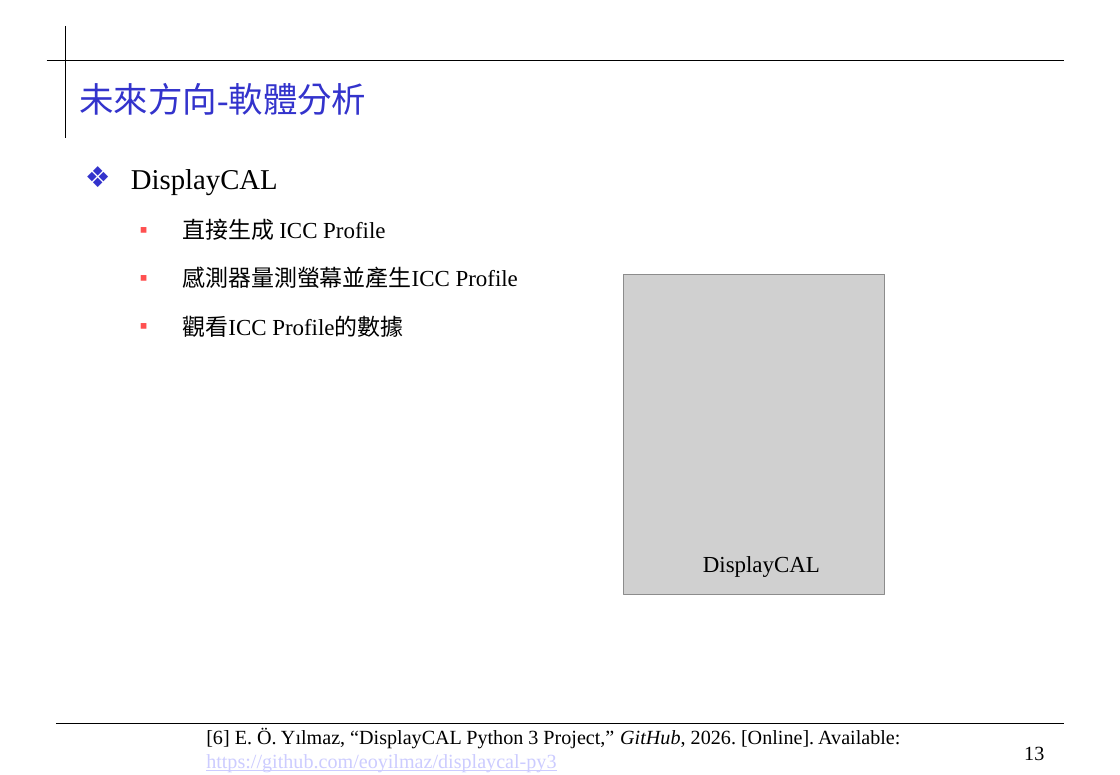
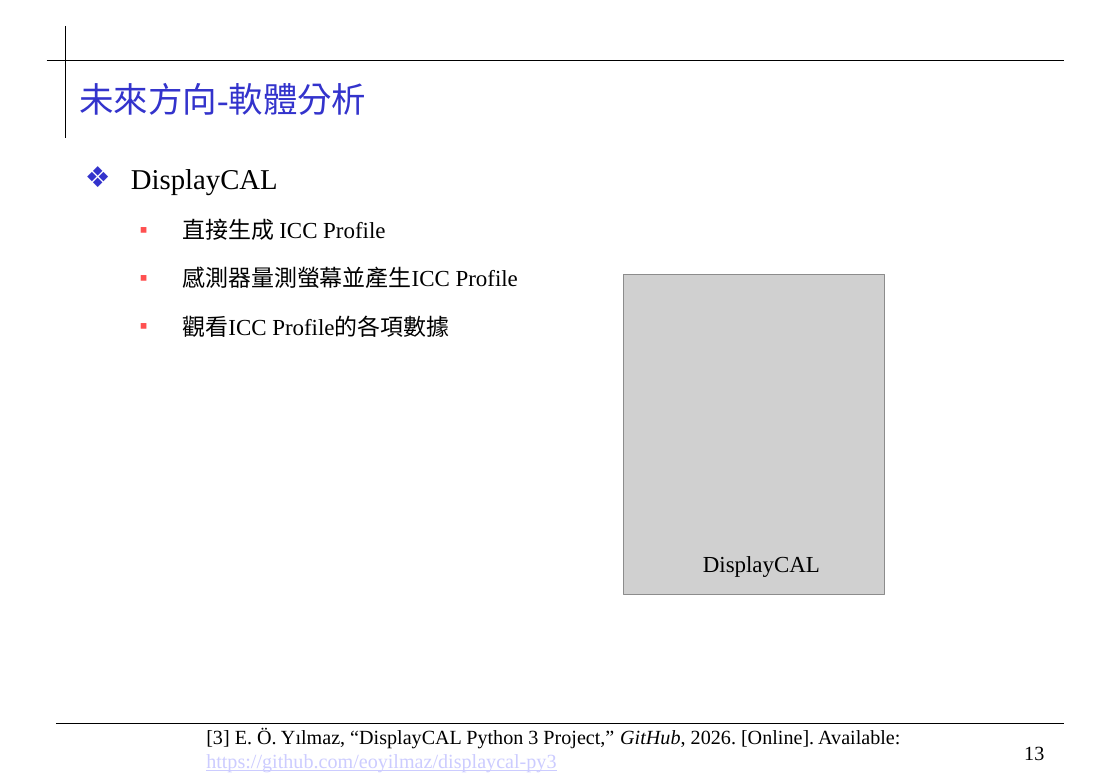
Before and after one commit to 0ilasis0/home, a slide deck: slide 13 of ICCPROFILE_0920.pptx. Drawn at 1120x775 pixels with LibreOffice and Linux fonts; fonts in the diff are those of the drawing; grey boxes stand for pictures; background and template pictures are left out. Boxes give left, top, right and bottom in pixels: in the first picture for what was removed or moved away, otherwise in the second. Text is boxed around its words. In the diff, an @@ line names an element or a change of style, - is before the commit and + after.

```diff
--- a/ICCPROFILE_0920.pptx
+++ b/ICCPROFILE_0920.pptx
@@ text at [183,315,449,337]: text changed @@
-  ▪ 觀看ICC Profile的數據
+  ▪ 觀看ICC Profile的各項數據
@@ text at [206,728,900,772]: text changed @@
-[6] E. Ö. Yılmaz, “DisplayCAL Python 3 Project,” GitHub, 2026. [Online]. Available: https://github.com/eoyilmaz/displaycal-py3
+[3] E. Ö. Yılmaz, “DisplayCAL Python 3 Project,” GitHub, 2026. [Online]. Available: https://github.com/eoyilmaz/displaycal-py3
```
Also in this commit, not shown: 4 other slides changed, 1 slide added, 1 slide removed.
